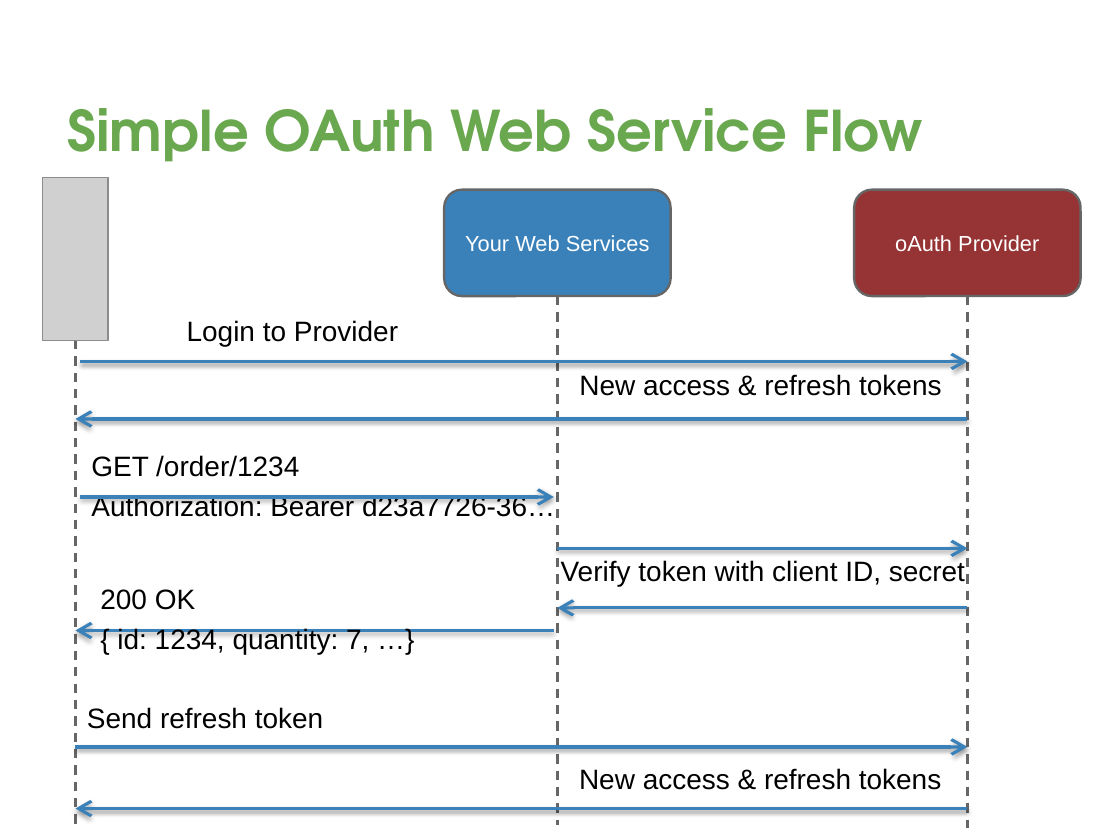
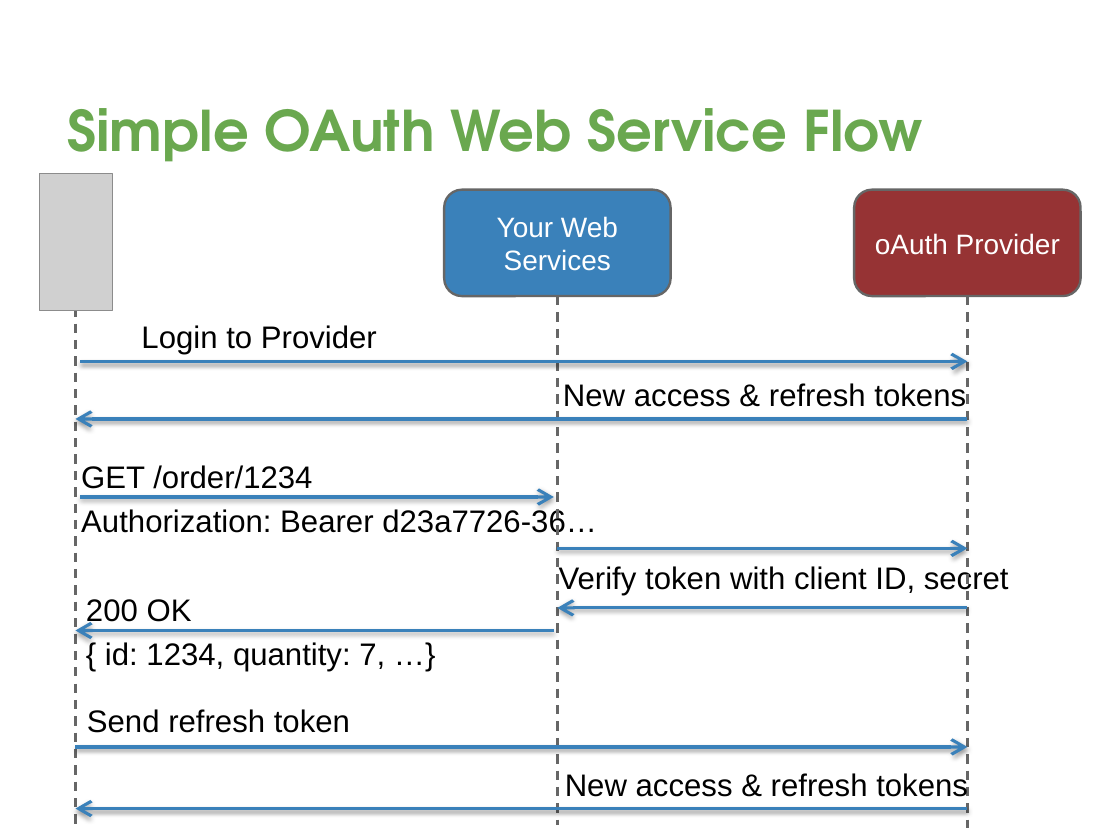
Before and after one commit to davetrux/gdgmidevfest-2017, a slide deck: slide 31 of MobileAuthWebWorld.pptx. Drawn at 1120x840 pixels with LibreOffice and Linux fonts; fonts in the diff are those of the drawing; grey boxes stand for pictures; background and template pictures are left out. Boxes give left, top, right and bottom in pixels: in the first picture for what was removed or moved away, otherwise in the second. Text is boxed around its words. In the diff, an @@ line names an element or a change of style, - is before the commit and + after.

```diff
--- a/MobileAuthWebWorld.pptx
+++ b/MobileAuthWebWorld.pptx
@@ picture: place and size @@
-picture at (43,177,108,340)
+picture at (39,174,112,310)
@@ rounded rectangle "Your Web Services" at (445,189,671,296): size 14 to 18 pt @@
@@ rounded rectangle "oAuth Provider" at (855,189,1081,296): size 14 to 18 pt @@
@@ size 18 to 20 pt in 7 elements at (565,771,968,797), (87,709,350,733), (563,383,966,407), (86,599,385,672), (559,564,1009,595), (81,465,597,535), (141,325,377,355) @@
@@ text "Login to Provider": place and size @@
-text "Login to Provider" at (187,320,398,346)
+text "Login to Provider" at (141,325,377,355)
@@ text "New access & refresh tokens": place and size @@
-text "New access & refresh tokens" at (579,374,941,396)
+text "New access & refresh tokens" at (563,383,966,407)
@@ text "GET /order/1234": place and size @@
-text "GET /order/1234" at (91,455,555,521)
+text "GET /order/1234" at (81,465,597,535)
@@ text "200 OK": place and size @@
-text "200 OK" at (100,589,369,654)
+text "200 OK" at (86,599,385,672)
@@ text "New access & refresh tokens": place and size @@
-text "New access & refresh tokens" at (579,768,941,790)
+text "New access & refresh tokens" at (565,771,968,797)
```
Also in this commit, not shown: 7 other slides changed, 2 slides added.
